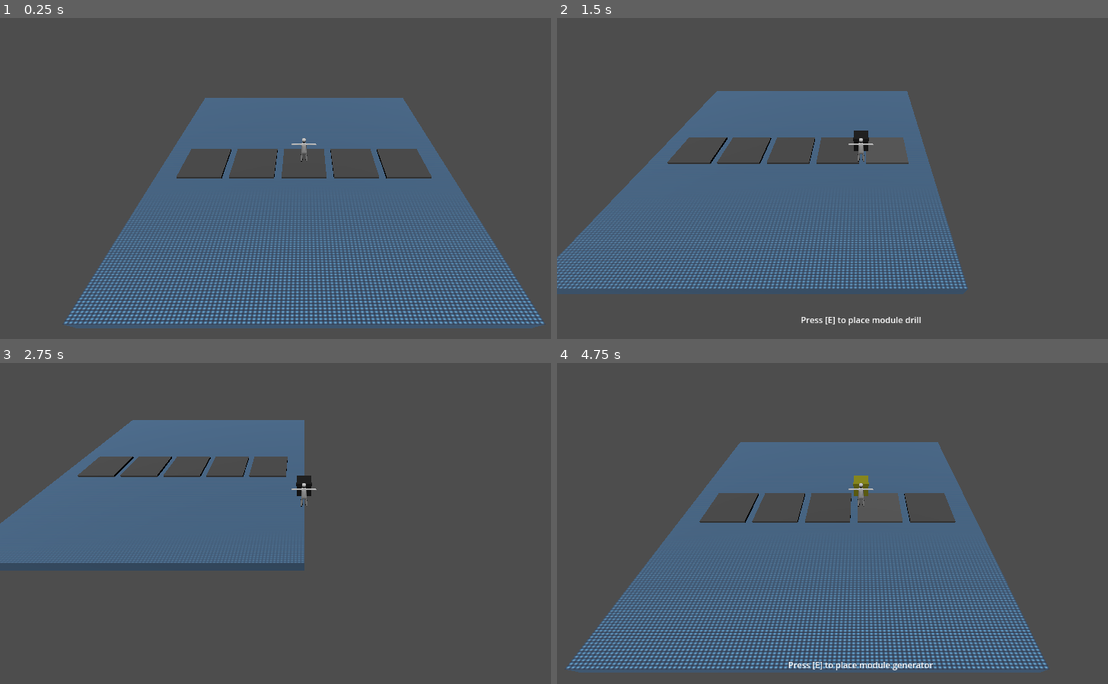
Above: before the commit, frames 1-4 (two rows, left to right).
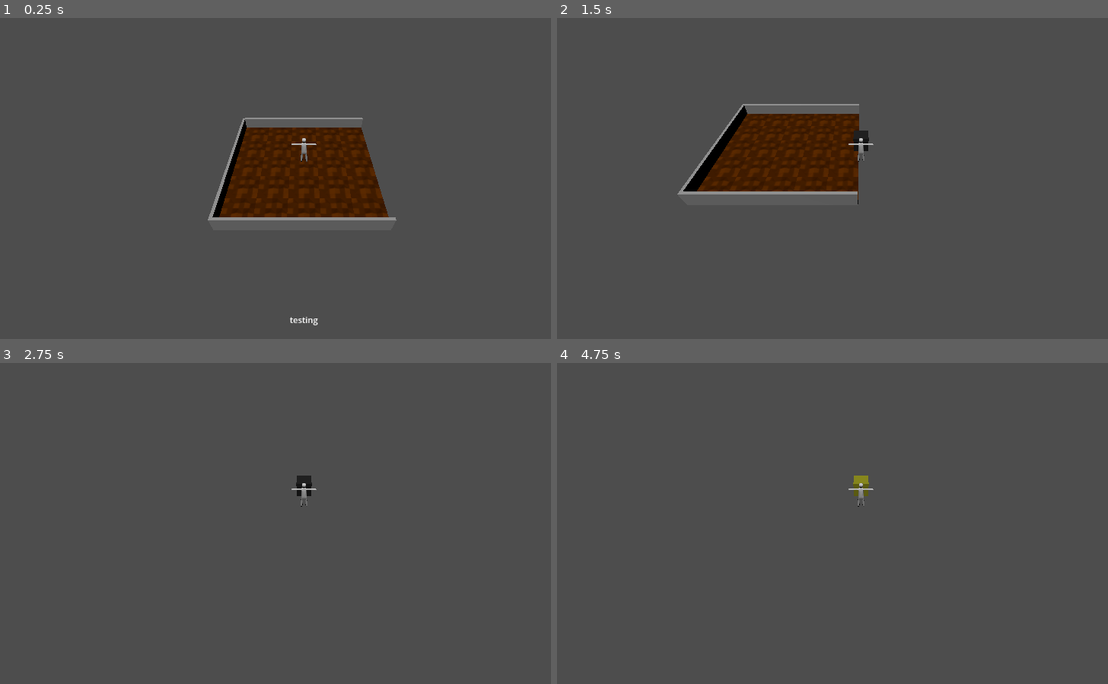
Above: after the commit, the same moments.

Repository: mswieboda/plots-llc
Game: Godot game, scene res://scenes/main.tscn
Same seed, same stepped clock (60 frames per second), same inputs: the game is played once before the commit and once after it. The engine's default icon, where the game draws it, is replaced by a stand-in: a white triangle on a blue panel in a dark square.
Inputs:
- Up to frame 1 (0.25 s): no input
- Up to frame 2 (1.5 s): hold D (right) 0.53-1.28 s; hold E (action) 0.53-1.28 s; hold S (down) from 1.28 s (still down); tap M (test_module) at 1.35 s
- Up to frame 3 (2.75 s): release S (down) at 2.03 s; hold D (right) from 2.03 s (still down); hold E (action) from 2.03 s (still down)
- Up to frame 4 (4.75 s): release D (right) at 2.78 s; release E (action) at 2.78 s; hold W (up) 2.78-3.53 s; tap M (test_module) at 2.85, 4.35 s; hold E (action) 3.53-4.28 s; hold A (left) from 3.53 s (still down)

The runs differ from the first frame. In frame 1, 40% of the frame differs, in the area x 11-99%, y 24-97%; in frame 2, 33%; in frame 3, 20%; in frame 4, 37%.

Commit message:
room mesh collisions

Diff:
--- /dev/null
+++ b/objs/room.tscn
@@ -0,0 +1,34 @@
+[gd_scene load_steps=6 format=3 uid="uid://bqa20lrsf8uht"]
+
+[ext_resource type="PackedScene" uid="uid://bhdlu7tayhgxr" path="res://assets/models/level/Harvest_Room.dae" id="1_n8tqn"]
+
+[sub_resource type="BoxShape3D" id="BoxShape3D_uu57r"]
+size = Vector3(10, 0.1, 10)
+
+[sub_resource type="BoxShape3D" id="BoxShape3D_k6stg"]
+size = Vector3(10, 1, 0.2)
+
+[sub_resource type="BoxShape3D" id="BoxShape3D_bxroe"]
+size = Vector3(0.2, 1, 10)
+
+[sub_resource type="BoxShape3D" id="BoxShape3D_nliiu"]
+size = Vector3(10, 1, 0.2)
+
+[node name="room" type="StaticBody3D"]
+
+[node name="collision_floor" type="CollisionShape3D" parent="."]
+shape = SubResource("BoxShape3D_uu57r")
+
+[node name="collision_wall_top" type="CollisionShape3D" parent="."]
+transform = Transform3D(1, 0, 0, 0, 1, 0, 0, 0, 1, 0, 0.4, -5.1)
+shape = SubResource("BoxShape3D_k6stg")
+
+[node name="collision_wall_left" type="CollisionShape3D" parent="."]
+transform = Transform3D(1, 0, 0, 0, 1, 0, 0, 0, 1, -5.1, 0.4, 0)
+shape = SubResource("BoxShape3D_bxroe")
+
+[node name="collision_wall_bottom" type="CollisionShape3D" parent="."]
+transform = Transform3D(1, 0, 0, 0, 1, 0, 0, 0, 1, 0, 0.4, 5.1)
+shape = SubResource("BoxShape3D_nliiu")
+
+[node name="mesh" parent="." instance=ExtResource("1_n8tqn")]
--- a/scenes/main.tscn
+++ b/scenes/main.tscn
@@ -1,18 +1,8 @@
-[gd_scene load_steps=8 format=3 uid="uid://cnxy45wvdy0mc"]
+[gd_scene load_steps=4 format=3 uid="uid://cnxy45wvdy0mc"]
 
-[ext_resource type="Texture2D" uid="uid://cdvj0yl824ud7" path="res://icon.svg" id="1_6gak8"]
 [ext_resource type="AudioStream" uid="uid://mqefo4s4jeoi" path="res://assets/music/chill.mp3" id="1_21fd3"]
 [ext_resource type="PackedScene" uid="uid://c2kwkhbhphv37" path="res://objs/player.tscn" id="2_q32cp"]
-[ext_resource type="PackedScene" uid="uid://nocmen0u76pa" path="res://objs/module.tscn" id="3_v83xd"]
-
-[sub_resource type="BoxShape3D" id="BoxShape3D_kvau7"]
-
-[sub_resource type="StandardMaterial3D" id="StandardMaterial3D_ngq5s"]
-albedo_texture = ExtResource("1_6gak8")
-uv1_scale = Vector3(300, 300, 300)
-
-[sub_resource type="BoxMesh" id="BoxMesh_l27ps"]
-material = SubResource("StandardMaterial3D_ngq5s")
+[ext_resource type="PackedScene" uid="uid://bqa20lrsf8uht" path="res://objs/room.tscn" id="3_16k1e"]
 
 [node name="main" type="Node3D"]
 
@@ -24,32 +14,7 @@
 volume_db = -19.0
 autoplay = true
 
-[node name="floor" type="Node3D" parent="."]
-transform = Transform3D(20, 0, 0, 0, 0.75, 0, 0, 0, 20, 0, 0, 0)
-
-[node name="static_body" type="StaticBody3D" parent="floor"]
-
-[node name="collision" type="CollisionShape3D" parent="floor/static_body"]
-shape = SubResource("BoxShape3D_kvau7")
-
-[node name="mesh" type="MeshInstance3D" parent="floor/static_body"]
-mesh = SubResource("BoxMesh_l27ps")
-
 [node name="player" parent="." instance=ExtResource("2_q32cp")]
 transform = Transform3D(1, 0, 0, 0, 1, 0, 0, 0, 1, 0, 2.17679, 0)
 
-[node name="modues" type="Node3D" parent="."]
-
-[node name="module" parent="modues" instance=ExtResource("3_v83xd")]
-transform = Transform3D(1, 0, 0, 0, 1, 0, 0, 0, 1, 7, 0, 0)
-
-[node name="module2" parent="modues" instance=ExtResource("3_v83xd")]
-transform = Transform3D(1, 0, 0, 0, 1, 0, 0, 0, 1, 3.5, 0, 0)
-
-[node name="module3" parent="modues" instance=ExtResource("3_v83xd")]
-
-[node name="module4" parent="modues" instance=ExtResource("3_v83xd")]
-transform = Transform3D(1, 0, 0, 0, 1, 0, 0, 0, 1, -3.5, 0, 0)
-
-[node name="module5" parent="modues" instance=ExtResource("3_v83xd")]
-transform = Transform3D(1, 0, 0, 0, 1, 0, 0, 0, 1, -7, 0, 0)
+[node name="room" parent="." instance=ExtResource("3_16k1e")]
